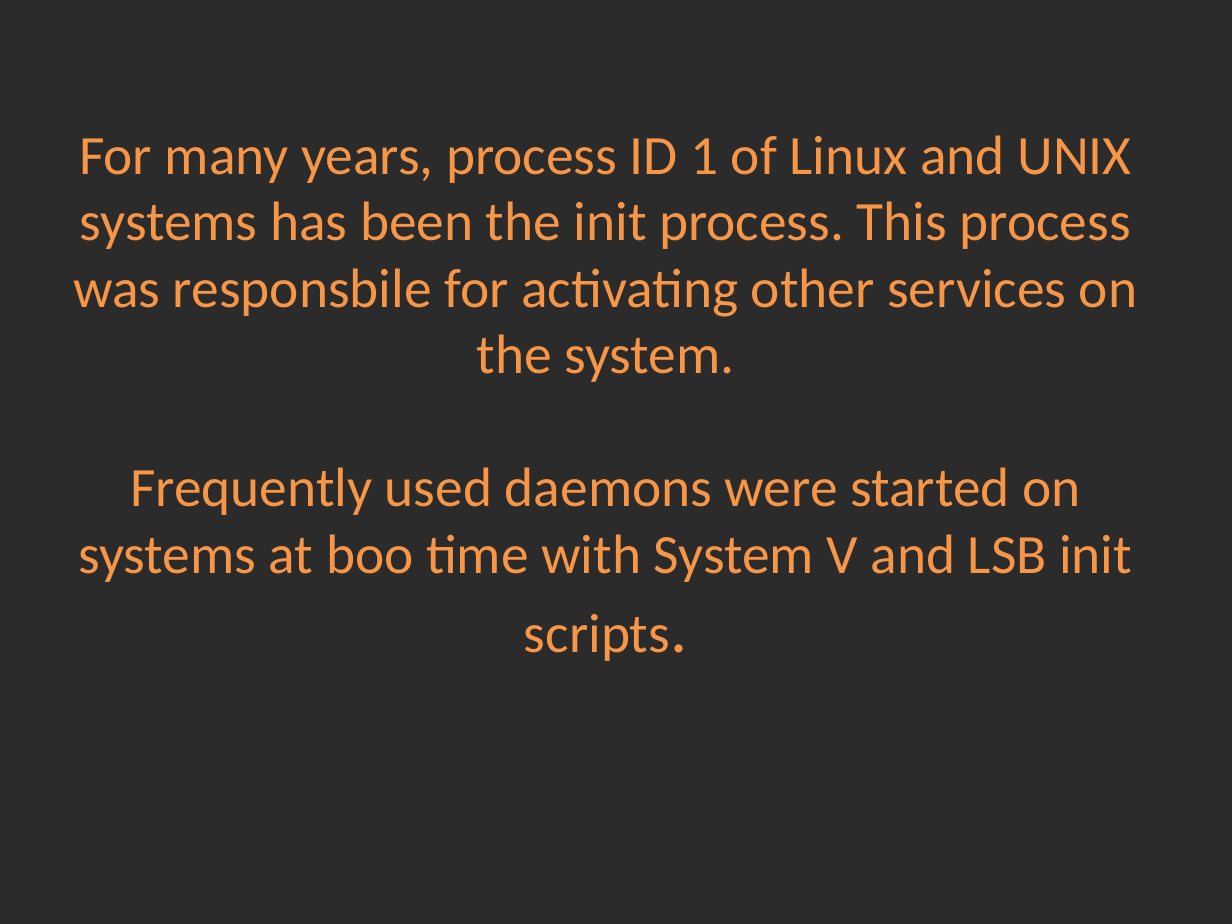
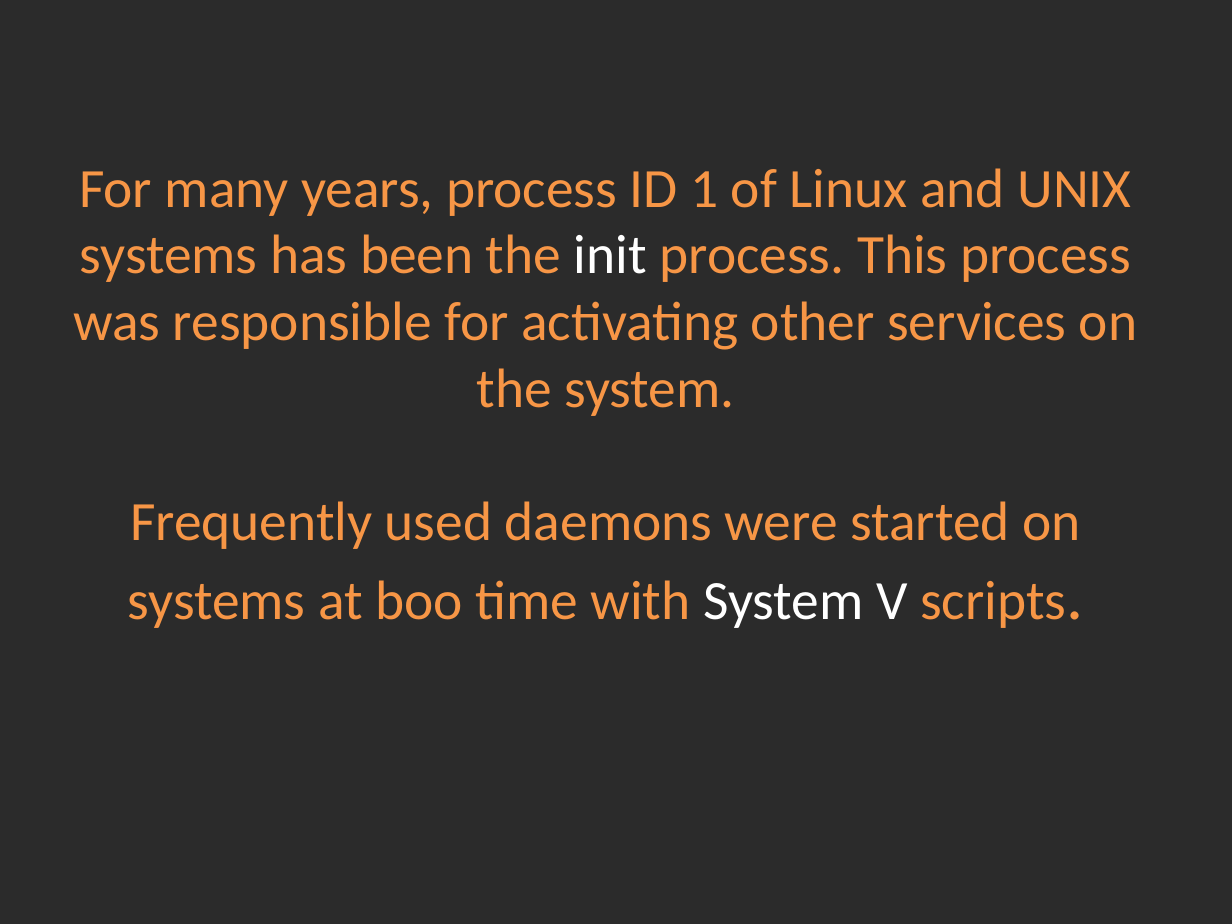
Before and after one commit to Academy-Soft-Intellect/Linux-Course, a slide deck: slide 1 of 10.SystemD_And_TheBootProcedure/10-SystemDAndTheBootProcedure.pptx. Drawn at 1232x924 pixels with LibreOffice and Linux fonts; fonts in the diff are those of the drawing; background and template pictures are left out; a plain dark background stands for a picture behind light text. Boxes give left, top, right and bottom in pixels: in the first picture for what was removed or moved away, otherwise in the second. Text is boxed around its words. In the diff, an @@ line names an element or a change of style, - is before the commit and + after.

Commit message:
Systemd and the boot procedure typos.

```diff
--- a/10.SystemD_And_TheBootProcedure/10-SystemDAndTheBootProcedure.pptx
+++ b/10.SystemD_And_TheBootProcedure/10-SystemDAndTheBootProcedure.pptx
@@ title at (73, 168, 1137, 628): text changed @@
-For many years, process ID 1 of Linux and UNIX systems has been the init process. This process was responsbile for activating other services on the system.
-Frequently used daemons were started on systems at boo time with System V and LSB init scripts.
+For many years, process ID 1 of Linux and UNIX systems has been the init process. This process was responsible for activating other services on the system.
+Frequently used daemons were started on systems at boo time with System V scripts.
```
Also in this commit, not shown: 6 other slides changed.
